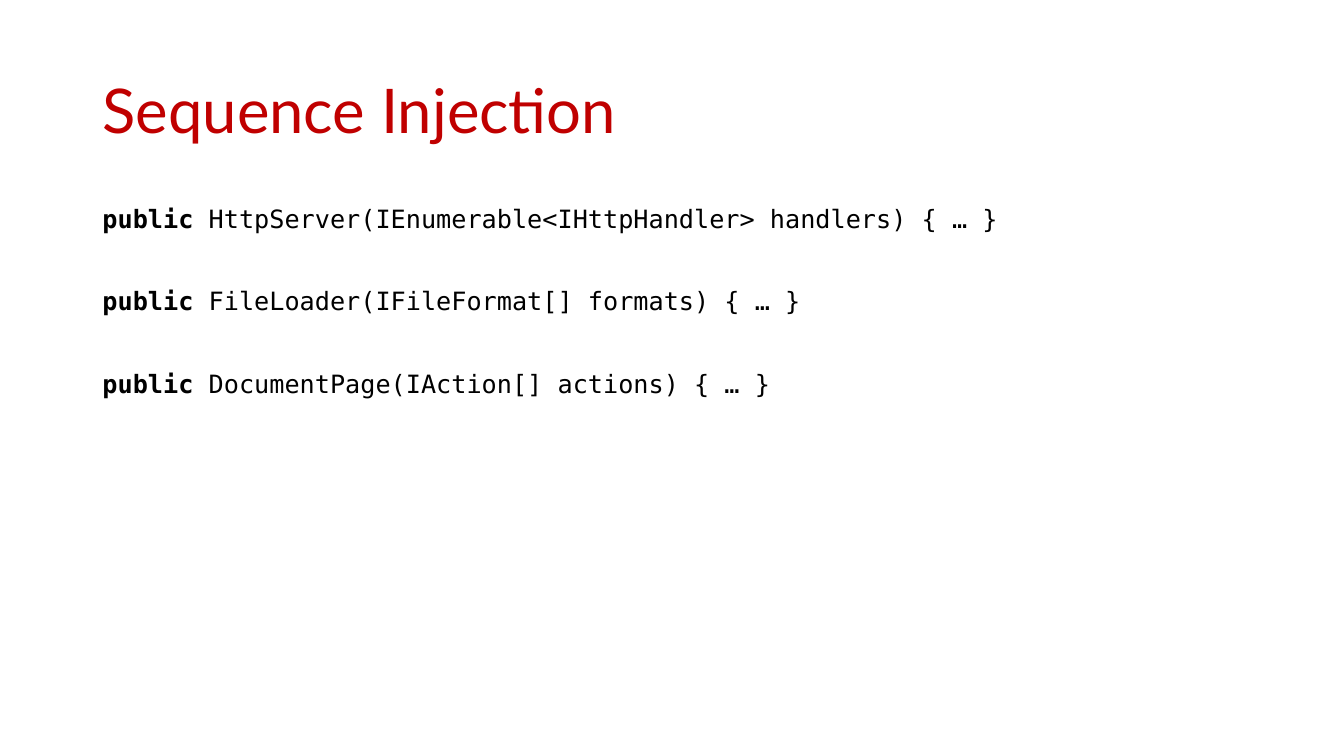
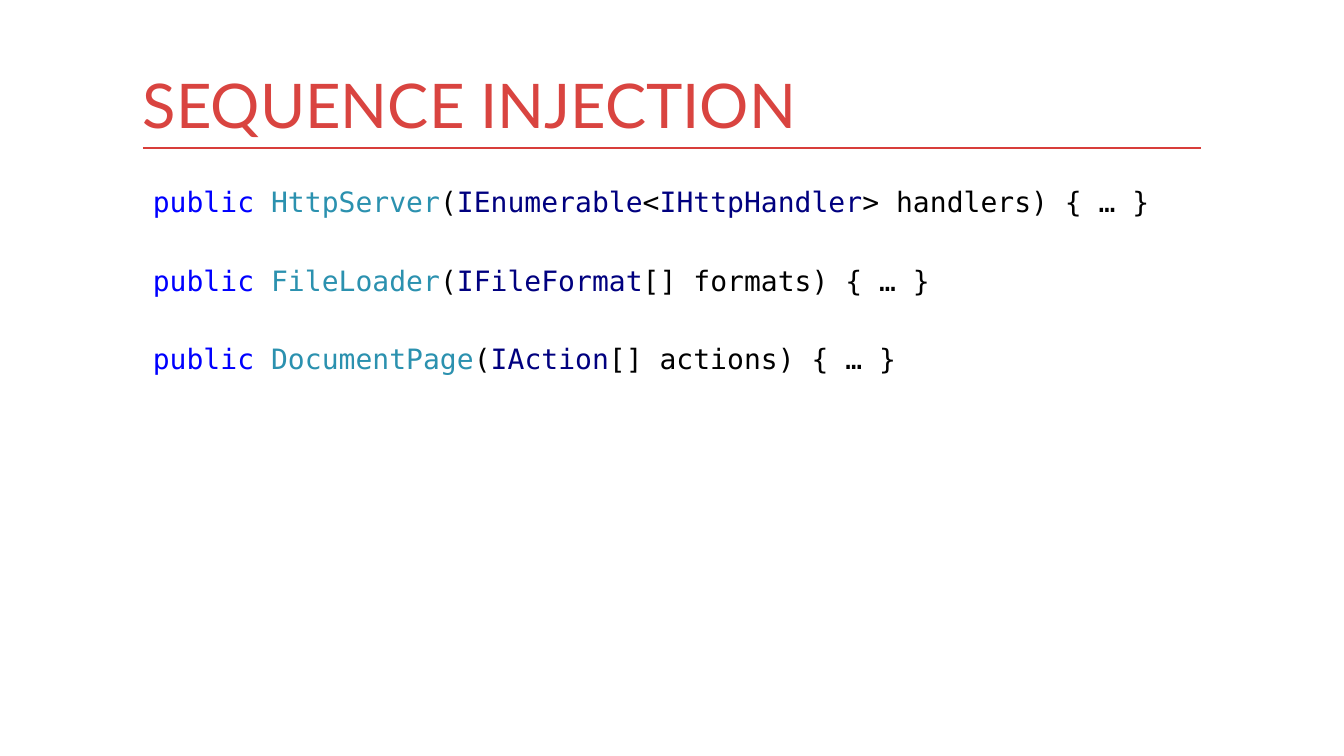
Before and after one commit to kontur-courses/di, a slide deck: slide 11 of di.pptx (slide 12 before the commit). Drawn at 1344x756 pixels with LibreOffice and Linux fonts; fonts in the diff are those of the drawing. Boxes give left, top, right and bottom in pixels: in the first picture for what was removed or moved away, otherwise in the second. Text is boxed around its words. In the diff, an @@ line names an element or a change of style, - is before the commit and + after.

```diff
--- a/di.pptx
+++ b/di.pptx
@@ title at [143,83,796,137]: text changed; text colour #C00000 to #D94440 @@
-Sequence Injection
+SEQUENCE INJECTION
@@ title "SEQUENCE INJECTION" at [143,83,796,137]: vertical alignment middle to bottom @@
@@ line added from (143, 148) to (1202, 148), #D83F3B 1 pt @@
@@ text "public HttpServer(IEnumerable<IHttpHandler> handlers) { … ...": place and size @@
-text "public HttpServer(IEnumerable<IHttpHandler> handlers) { … ..." at [102,207,907,399]
+text "public HttpServer(IEnumerable<IHttpHandler> handlers) { … ..." at [153,190,1048,375]
@@ text "public HttpServer(IEnumerable<IHttpHandler> handlers) { … ..." at [153,190,1048,375]: size 18 to 20 pt; text colour #000000 to #0000FF, bold off in "public", "public", "public"; text colour #000000 to #2B91AF, text colour #000000 to #00007F in "HttpServer(IEnumerable<IHttpHandler>", "FileLoader(IFileFormat[]", "DocumentPage(IAction[]"; line spacing 0.9 to 1; less space between paragraphs @@
```
Also in this commit, not shown: 14 other slides changed, 1 slide removed, 2 other files.
